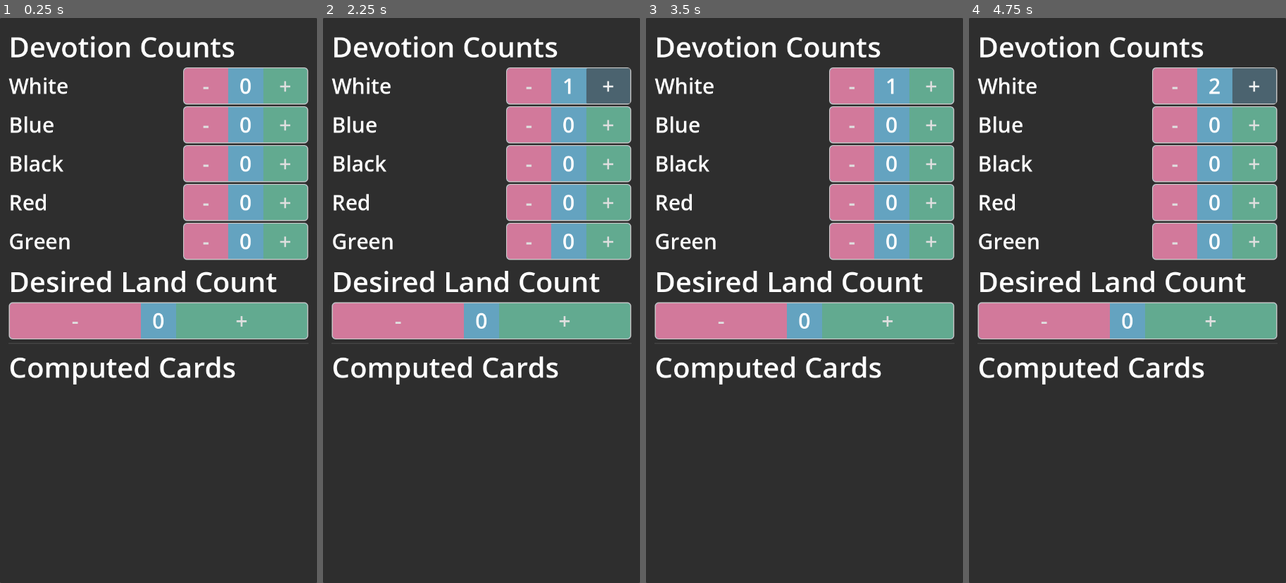
Above: before the commit, frames 1-4 (left to right).
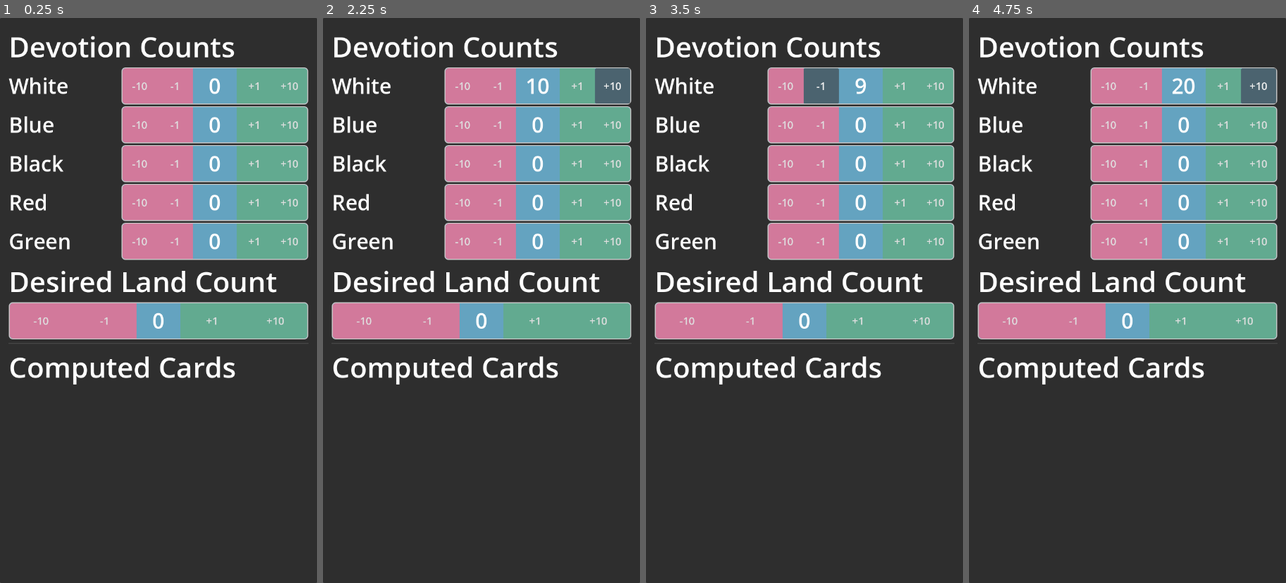
Above: after the commit, the same moments.

Repository: phrasmotica/mtg-helper
Game: Godot game, scene res://scenes/land_calculator.tscn
The game is run twice, just before and just after one commit, with the same random seed, the same clock (stepped at 60 frames per second) and the same inputs.
Inputs (mouse positions are in pixels of both pictures, inside the frame that each line leads up to):
- Up to frame 1 (0.25 s): no input
- Up to frame 2 (2.25 s): click (529, 85) at 0.5 s, where only the run before the commit has a clickable "-"; click (462, 85) at 1.25 s, where only the run after the commit has a clickable "-10"; click (608, 85) at 2 s, where only the run before the commit has a clickable "+"
- Up to frame 3 (3.5 s): click (820, 85) at 2.75 s, where only the run after the commit has a clickable "-1"
- Up to frame 4 (4.75 s): click (1222, 85) at 3.5 s, where only the run after the commit has a clickable "+1"; click (1257, 85) at 4.25 s, where only the run after the commit has a clickable "+10"

The runs differ from the first frame. In frame 1, 13% of the frame differs, in the area x 10-94%, y 8-57%; in frame 2, 13%; in frame 3, 13%; in frame 4, 13%.

Commit message:
Add +10/-10 buttons to button spinners. Improve theming of button spinners

Diff:
--- a/scenes/button_spinner.tscn
+++ b/scenes/button_spinner.tscn
@@ -14,36 +14,56 @@
 layout_mode = 2
 theme_override_constants/separation = 0
 
-[node name="MinusButton" type="Button" parent="HBoxContainer"]
+[node name="MinusButtonTen" type="Button" parent="HBoxContainer"]
 unique_name_in_owner = true
-custom_minimum_size = Vector2(100, 0)
+custom_minimum_size = Vector2(80, 0)
 layout_mode = 2
 size_flags_horizontal = 3
 focus_mode = 0
 mouse_default_cursor_shape = 2
-theme_type_variation = &"SpinnerButtonLeft"
-theme_override_font_sizes/font_size = 48
-text = "-"
+theme_type_variation = &"SpinnerButtonDownEnd"
+text = "-10"
+
+[node name="MinusButton" type="Button" parent="HBoxContainer"]
+unique_name_in_owner = true
+custom_minimum_size = Vector2(80, 0)
+layout_mode = 2
+size_flags_horizontal = 3
+focus_mode = 0
+mouse_default_cursor_shape = 2
+theme_type_variation = &"SpinnerButtonDown"
+text = "-1"
 
 [node name="AmountLabel" type="Label" parent="HBoxContainer"]
 unique_name_in_owner = true
-custom_minimum_size = Vector2(80, 80)
+custom_minimum_size = Vector2(100, 80)
 layout_mode = 2
-theme_override_font_sizes/font_size = 48
+theme_type_variation = &"AmountLabel"
 text = "0"
 horizontal_alignment = 1
 vertical_alignment = 1
 
 [node name="PlusButton" type="Button" parent="HBoxContainer"]
 unique_name_in_owner = true
-custom_minimum_size = Vector2(100, 0)
+custom_minimum_size = Vector2(80, 0)
 layout_mode = 2
 size_flags_horizontal = 3
 focus_mode = 0
 mouse_default_cursor_shape = 2
-theme_type_variation = &"SpinnerButtonRight"
-theme_override_font_sizes/font_size = 48
-text = "+"
+theme_type_variation = &"SpinnerButtonUp"
+text = "+1"
 
+[node name="PlusButtonTen" type="Button" parent="HBoxContainer"]
+unique_name_in_owner = true
+custom_minimum_size = Vector2(80, 0)
+layout_mode = 2
+size_flags_horizontal = 3
+focus_mode = 0
+mouse_default_cursor_shape = 2
+theme_type_variation = &"SpinnerButtonUpEnd"
+text = "+10"
+
+[connection signal="pressed" from="HBoxContainer/MinusButtonTen" to="." method="_on_minus_button_ten_pressed"]
 [connection signal="pressed" from="HBoxContainer/MinusButton" to="." method="_on_minus_button_pressed"]
 [connection signal="pressed" from="HBoxContainer/PlusButton" to="." method="_on_plus_button_pressed"]
+[connection signal="pressed" from="HBoxContainer/PlusButtonTen" to="." method="_on_plus_button_ten_pressed"]
--- a/scripts/button_spinner.gd
+++ b/scripts/button_spinner.gd
@@ -23,13 +23,13 @@
 signal amount_changed(amount: int)
 
 func _on_minus_button_pressed():
-	if Input.is_key_pressed(KEY_SHIFT):
-		amount -= 10
-	else:
-		amount -= 1
+	amount -= 1
+
+func _on_minus_button_ten_pressed():
+	amount -= 10
 
 func _on_plus_button_pressed():
-	if Input.is_key_pressed(KEY_SHIFT):
-		amount += 10
-	else:
-		amount += 1
+	amount += 1
+
+func _on_plus_button_ten_pressed():
+	amount += 10
--- a/theme.tres
+++ b/theme.tres
@@ -1,14 +1,20 @@
-[gd_resource type="Theme" load_steps=5 format=3 uid="uid://bptm41y4tvaqr"]
+[gd_resource type="Theme" load_steps=7 format=3 uid="uid://bptm41y4tvaqr"]
 
 [sub_resource type="StyleBoxFlat" id="StyleBoxFlat_4mlk2"]
 bg_color = Color(0.392701, 0.637098, 0.754504, 1)
 
-[sub_resource type="StyleBoxFlat" id="StyleBoxFlat_ms5pj"]
+[sub_resource type="StyleBoxFlat" id="StyleBoxFlat_ag6wp"]
+bg_color = Color(0.824809, 0.474035, 0.607892, 1)
+
+[sub_resource type="StyleBoxFlat" id="StyleBoxFlat_13c77"]
 bg_color = Color(0.824809, 0.474035, 0.607892, 1)
 corner_radius_top_left = 8
 corner_radius_bottom_left = 8
 
-[sub_resource type="StyleBoxFlat" id="StyleBoxFlat_8ah40"]
+[sub_resource type="StyleBoxFlat" id="StyleBoxFlat_abjwk"]
+bg_color = Color(0.384998, 0.666134, 0.5657, 1)
+
+[sub_resource type="StyleBoxFlat" id="StyleBoxFlat_ygjlc"]
 bg_color = Color(0.384998, 0.666134, 0.5657, 1)
 corner_radius_top_right = 8
 corner_radius_bottom_right = 8
@@ -26,16 +32,21 @@
 
 [resource]
 AmountLabel/base_type = &"Label"
+AmountLabel/font_sizes/font_size = 48
 AmountLabel/styles/normal = SubResource("StyleBoxFlat_4mlk2")
 ContentLabel/base_type = &"Label"
 ContentLabel/font_sizes/font_size = 48
 HeaderLabel/base_type = &"Label"
 HeaderLabel/font_sizes/font_size = 64
-SpinnerButtonLeft/base_type = &"Button"
-SpinnerButtonLeft/font_sizes/font_size = 24
-SpinnerButtonLeft/styles/normal = SubResource("StyleBoxFlat_ms5pj")
-SpinnerButtonRight/base_type = &"Button"
-SpinnerButtonRight/font_sizes/font_size = 24
-SpinnerButtonRight/styles/normal = SubResource("StyleBoxFlat_8ah40")
+SpinnerButton/base_type = &"Button"
+SpinnerButton/font_sizes/font_size = 24
+SpinnerButtonDown/base_type = &"SpinnerButton"
+SpinnerButtonDown/styles/normal = SubResource("StyleBoxFlat_ag6wp")
+SpinnerButtonDownEnd/base_type = &"SpinnerButtonDown"
+SpinnerButtonDownEnd/styles/normal = SubResource("StyleBoxFlat_13c77")
+SpinnerButtonUp/base_type = &"SpinnerButton"
+SpinnerButtonUp/styles/normal = SubResource("StyleBoxFlat_abjwk")
+SpinnerButtonUpEnd/base_type = &"SpinnerButtonUp"
+SpinnerButtonUpEnd/styles/normal = SubResource("StyleBoxFlat_ygjlc")
 SpinnerPanelContainer/base_type = &"PanelContainer"
 SpinnerPanelContainer/styles/panel = SubResource("StyleBoxFlat_ehxbp")
